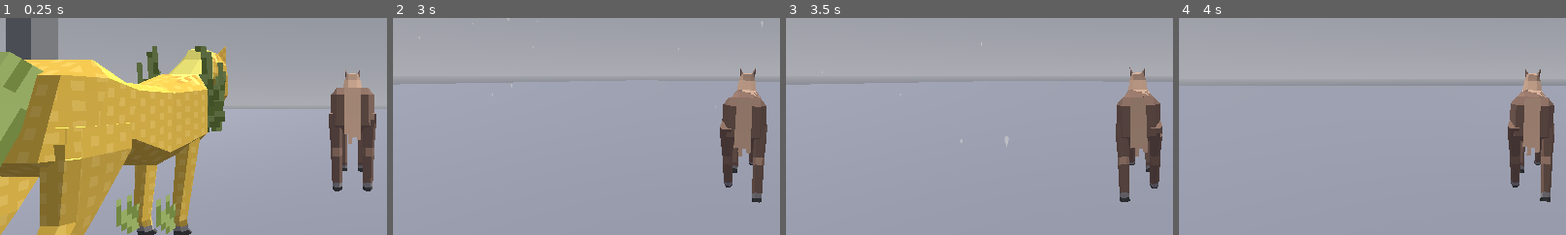
Above: before the commit, frames 1-4 (left to right).
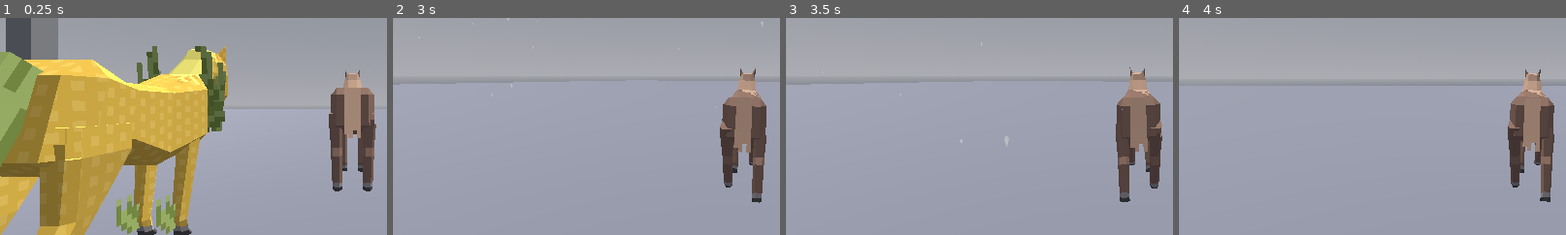
Above: after the commit, the same moments.

Repository: goldm-c/Uma-Nikki
Game: Godot game, scene res://scenes/main.tscn
Same seed, same stepped clock (60 frames per second), same inputs: the game is played once before the commit and once after it.
Inputs (mouse positions are % of the whole screen's width and height, from its top left):
- Up to frame 1 (0.25 s): no input
- Up to frame 2 (3 s): move the mouse to (72, 45) at 0.52 s; hold D (move_right) 0.53-1.28 s; hold Tab (camera_switch) 0.53-1.28 s; move the mouse to (30, 55) at 1.27 s; hold S (move_back) 1.28-2.03 s; click (30, 55) at 1.35 s; move the mouse to (52, 48) at 2.02 s; hold Space (space) 2.03-2.78 s; hold W (move_forward) from 2.03 s (still down); move the mouse to (49, 52) at 2.77 s; tap Tab (camera_switch) at 2.85 s
- Up to frame 3 (3.5 s): keep holding W (move_forward)
- Up to frame 4 (4 s): keep holding W (move_forward); move the mouse to (57, 51) at 3.52 s; press the mouse at (57, 51) at 3.53 s
The pictures show only the part of the screen within x 5-54%, y 30-80%; the shares and areas given below are measured in that part.

The runs differ from the first frame. In frame 1, less than 0.1% of the frame differs, in the area x 89-98%, y 44-59%; in frame 2, less than 0.1%; in frame 3, less than 0.1%; in frame 4, less than 0.1%.

Commit message:
Uma is now depth pre-pass

Diff:
--- /dev/null
+++ b/uma-nikki/materials/uma.tres
@@ -0,0 +1,8 @@
+[gd_resource type="StandardMaterial3D" load_steps=2 format=3 uid="uid://bynysbfkkiena"]
+
+[ext_resource type="Texture2D" uid="uid://ugd3fmg28ahk" path="res://textures/uma_0.png" id="1_36hsr"]
+
+[resource]
+transparency = 4
+albedo_texture = ExtResource("1_36hsr")
+texture_filter = 0
--- a/uma-nikki/scenes/door.tscn
+++ b/uma-nikki/scenes/door.tscn
@@ -45,7 +45,7 @@
 unique_name_in_owner = true
 
 [node name="StaticBody3D" type="StaticBody3D" parent="." index="3"]
-collision_mask = 2
+collision_layer = 2
 
 [node name="CollisionShape3D" type="CollisionShape3D" parent="StaticBody3D" index="0"]
 transform = Transform3D(1, 0, 0, 0, 1, 0, 0, 0, 1, 0, 1.4612764, 0)
@@ -74,7 +74,8 @@
 
 [node name="Sprite3D" parent="." index="8" instance=ExtResource("3_83dcw")]
 transform = Transform3D(1.06, 0, 0, 0, 1.06, 0, 0, 0, 1.06, 0, 1.3134538, 0)
-sorting_offset = -1.5
+sorting_offset = -5.0
+texture_filter = 0
 texture = SubResource("ViewportTexture_la1wf")
 region_enabled = true
 region_rect = Rect2(87.87836, 0, 329.42255, 512)
--- a/uma-nikki/scenes/uma.tscn
+++ b/uma-nikki/scenes/uma.tscn
@@ -1,6 +1,7 @@
-[gd_scene load_steps=25 format=4 uid="uid://ficbtc5b2qt8"]
+[gd_scene load_steps=26 format=4 uid="uid://ficbtc5b2qt8"]
 
 [ext_resource type="Script" uid="uid://bfkg3jskid2ca" path="res://scripts/uma.gd" id="1_aa6sl"]
+[ext_resource type="Material" uid="uid://bynysbfkkiena" path="res://materials/uma.tres" id="2_nbkge"]
 [ext_resource type="AudioStream" uid="uid://bjryd67ll77ek" path="res://audio/clip.ogg" id="3_ut8xy"]
 [ext_resource type="AudioStream" uid="uid://cgybo1g2ndal7" path="res://audio/clop.ogg" id="4_2oiaa"]
 
@@ -367,6 +368,7 @@
 
 [node name="beveled_cuboid" type="MeshInstance3D" parent="uma/body"]
 transform = Transform3D(1, 0, 0, 0, 1, 0, 0, 0, 1, 0, -0.375, -0.3125)
+material_override = ExtResource("2_nbkge")
 mesh = SubResource("ArrayMesh_3jtxa")
 skeleton = NodePath("")
 
@@ -375,6 +377,7 @@
 
 [node name="head" type="MeshInstance3D" parent="uma/body/head2"]
 transform = Transform3D(0, -1, 0, 1, 0, 0, 0, 0, 1, 0.25, 0.3125, 0.625)
+material_override = ExtResource("2_nbkge")
 mesh = SubResource("ArrayMesh_tc77d")
 skeleton = NodePath("")
 
@@ -383,6 +386,7 @@
 
 [node name="cuboid" type="MeshInstance3D" parent="uma/body/tail"]
 transform = Transform3D(1, 0, 0, 0, 0.887011, -0.461749, 0, 0.461749, 0.887011, 0, -0.5, -0.375)
+material_override = ExtResource("2_nbkge")
 mesh = SubResource("ArrayMesh_qciee")
 skeleton = NodePath("")
 
@@ -391,6 +395,7 @@
 
 [node name="cylinder" type="MeshInstance3D" parent="uma/body/fl_leg"]
 transform = Transform3D(1, 0, 0, 0, 1, 0, 0, 0, 1, -0.0625, -0.6875, -0.0625)
+material_override = ExtResource("2_nbkge")
 mesh = SubResource("ArrayMesh_g61os")
 skeleton = NodePath("")
 
@@ -399,6 +404,7 @@
 
 [node name="cylinder2" type="MeshInstance3D" parent="uma/body/fr_leg"]
 transform = Transform3D(1, 0, 0, 0, 1, 0, 0, 0, 1, 0.0625, -0.6875, -0.0625)
+material_override = ExtResource("2_nbkge")
 mesh = SubResource("ArrayMesh_fogfn")
 skeleton = NodePath("")
 
@@ -407,6 +413,7 @@
 
 [node name="cylinder3" type="MeshInstance3D" parent="uma/body/hl_leg"]
 transform = Transform3D(1, 0, 0, 0, 1, 0, 0, 0, 1, -0.0625, -0.75, -0.0625)
+material_override = ExtResource("2_nbkge")
 mesh = SubResource("ArrayMesh_i142d")
 skeleton = NodePath("")
 
@@ -415,6 +422,7 @@
 
 [node name="cylinder4" type="MeshInstance3D" parent="uma/body/hr_leg"]
 transform = Transform3D(1, 0, 0, 0, 1, 0, 0, 0, 1, 0.125, 0, 0)
+material_override = ExtResource("2_nbkge")
 mesh = SubResource("ArrayMesh_6a1t1")
 skeleton = NodePath("")
 
